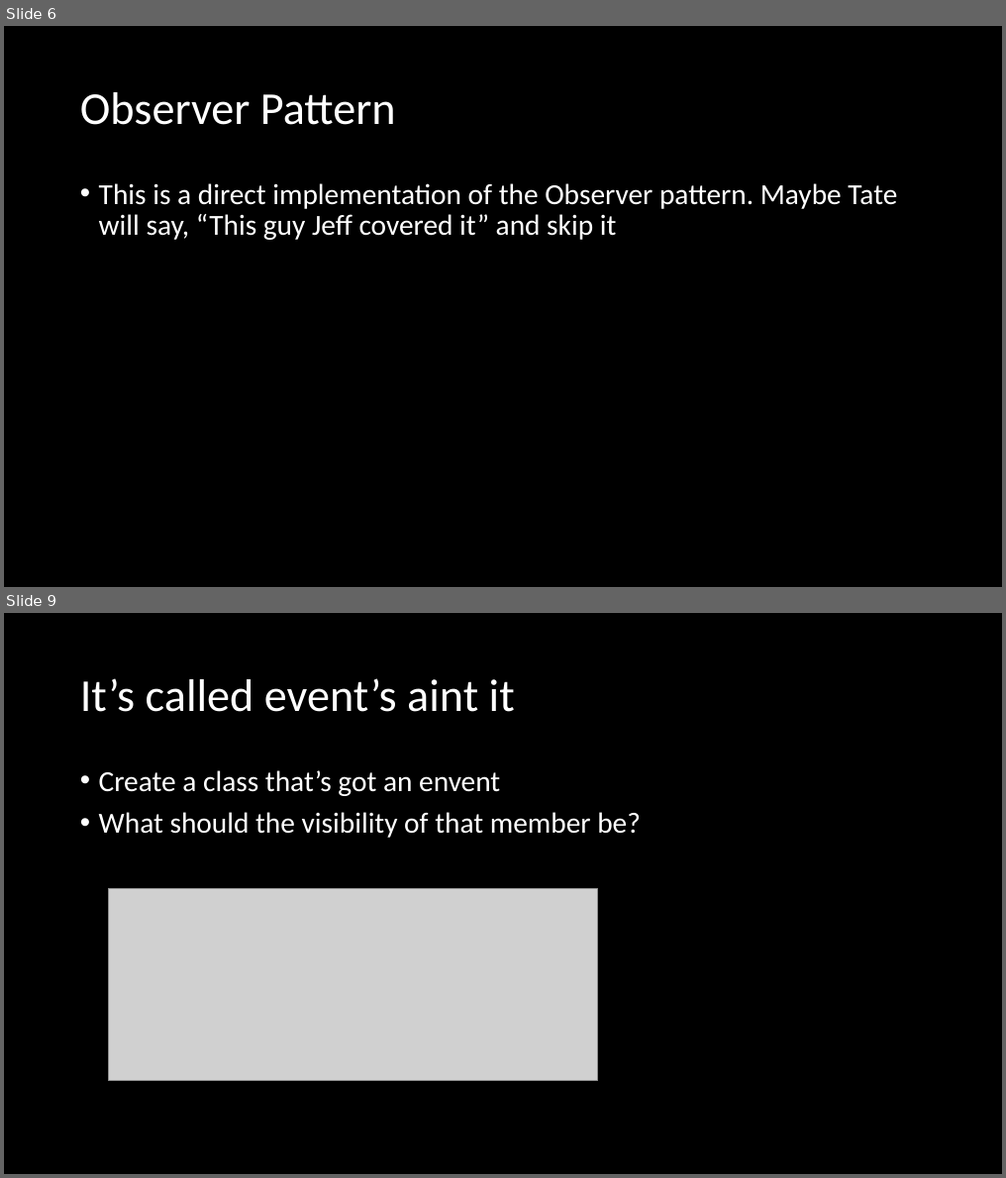
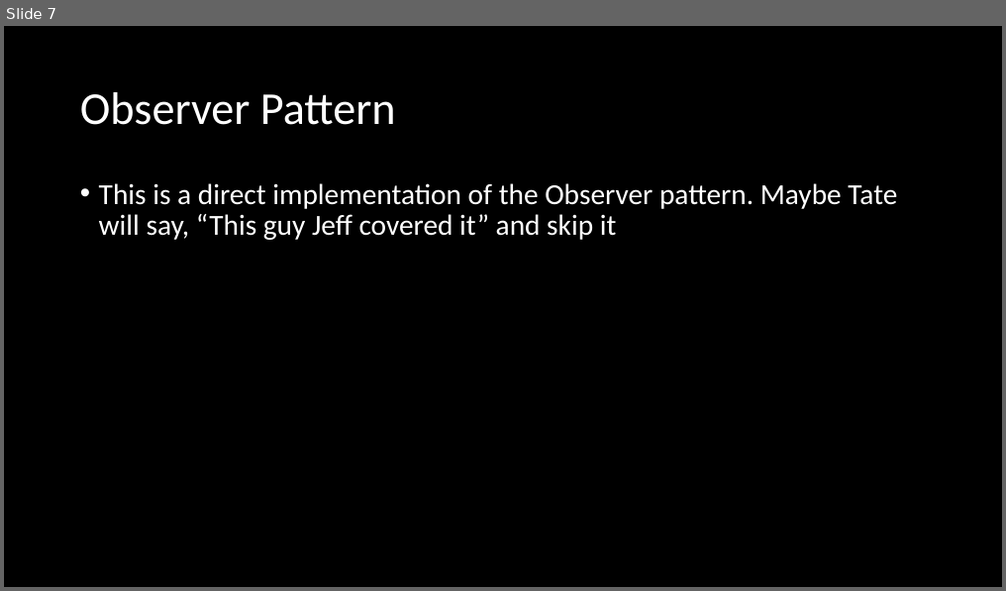
Before and after one commit to microsoft/Flash_University, a slide deck: CLR_via_CSharp/Chapter 11 - Events/Events.pptx. Shown one above the other, each under a label of ours: slides 6 and 9 before the commit, slide 7 after it; the slides between them are not shown. The pictures are 1006x1178 and 1006x591 pixels, drawn with LibreOffice and Linux fonts; fonts in the diff are those of the drawing; grey boxes stand for pictures. Boxes give left, top, right and bottom in pixels: in the first picture for what was removed or moved away, otherwise in the second. Text is boxed around its words. In the diff, an @@ line names an element or a change of style, - is before the commit and + after.

```diff
--- a/CLR_via_CSharp/Chapter 11 - Events/Events.pptx
+++ b/CLR_via_CSharp/Chapter 11 - Events/Events.pptx
@@ slide 9 removed at <box>4,613,1002,1174</box>, background #000000 @@
@@ title removed at <box>80,678,515,712</box> @@
-It’s called event’s aint it
@@ text removed at <box>99,770,641,838</box> @@
-• Create a class that’s got an envent
-• What should the visibility of that member be?
@@ picture removed at <box>108,889,598,1081</box> @@
@@ what was slide 6 is now slide 7 @@
```
Also in this commit, not shown: 1 slide changed, 4 slides added, 2 other slides removed, 3 other files.
